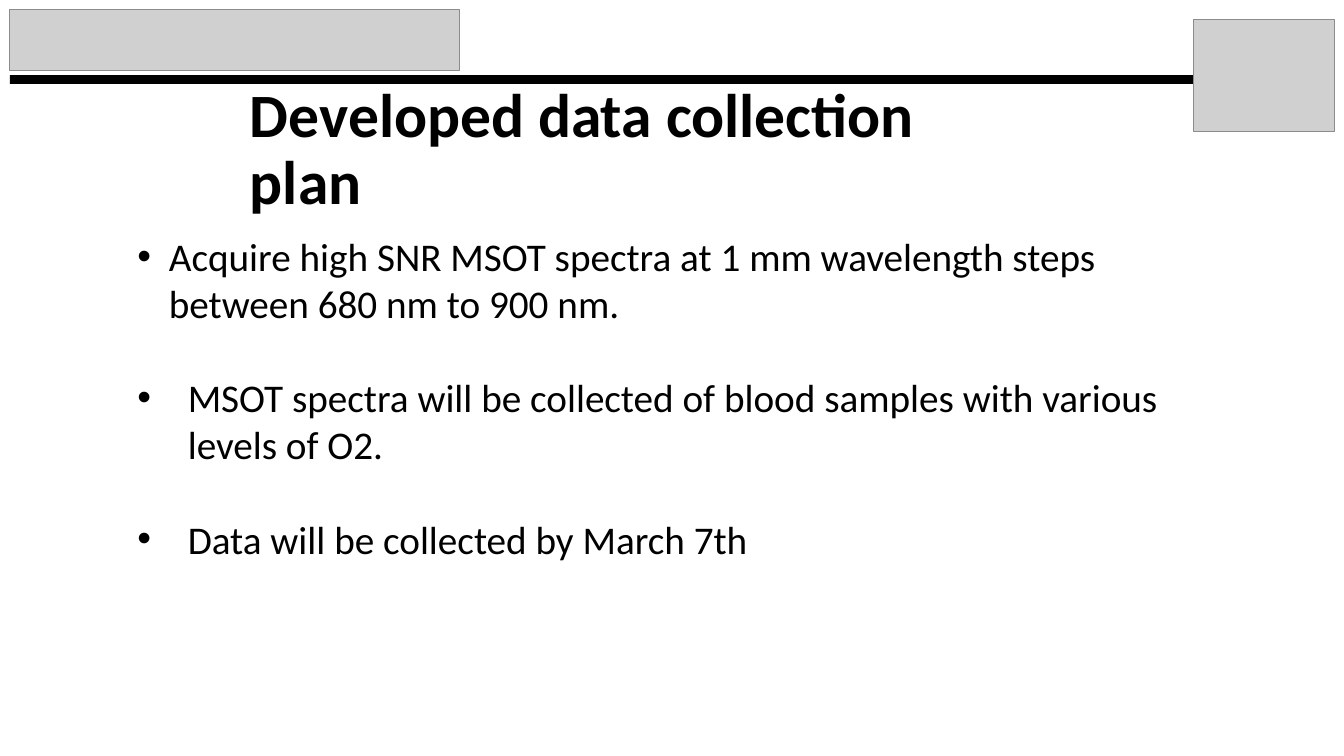
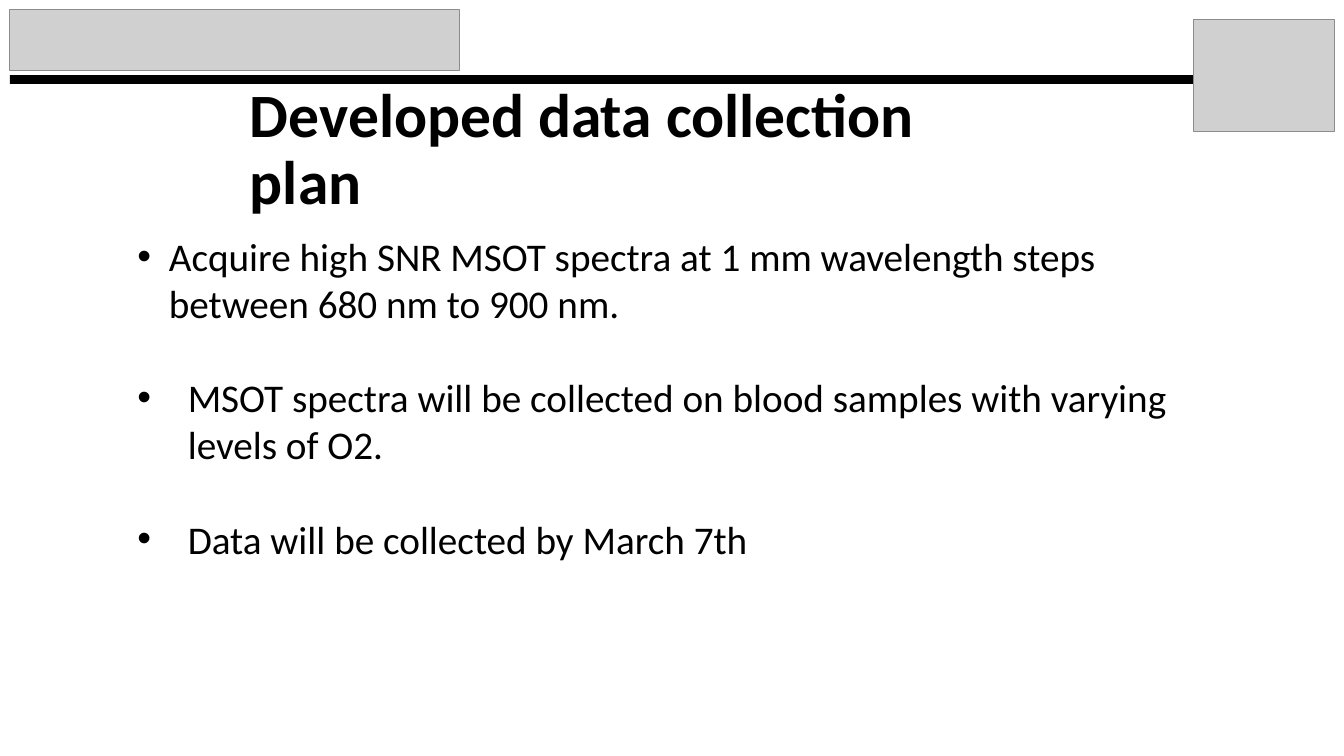
Before and after one commit to kylemjonesislanders/md-anderson, a slide deck: slide 10 of spectral-unmixing/ppt_presentations/midterm_project_report.pptx (slide 9 before the commit). Drawn at 1344x756 pixels with LibreOffice and Linux fonts; fonts in the diff are those of the drawing; grey boxes stand for pictures. Boxes give left, top, right and bottom in pixels: in the first picture for what was removed or moved away, otherwise in the second. Text is boxed around its words. In the diff, an @@ line names an element or a change of style, - is before the commit and + after.

```diff
--- a/spectral-unmixing/ppt_presentations/midterm_project_report.pptx
+++ b/spectral-unmixing/ppt_presentations/midterm_project_report.pptx
@@ text at (188, 384, 1166, 460): text changed @@
-• MSOT spectra will be collected of blood samples with various levels of O2.
+• MSOT spectra will be collected on blood samples with varying levels of O2.
```
Also in this commit, not shown: 5 other slides changed.
